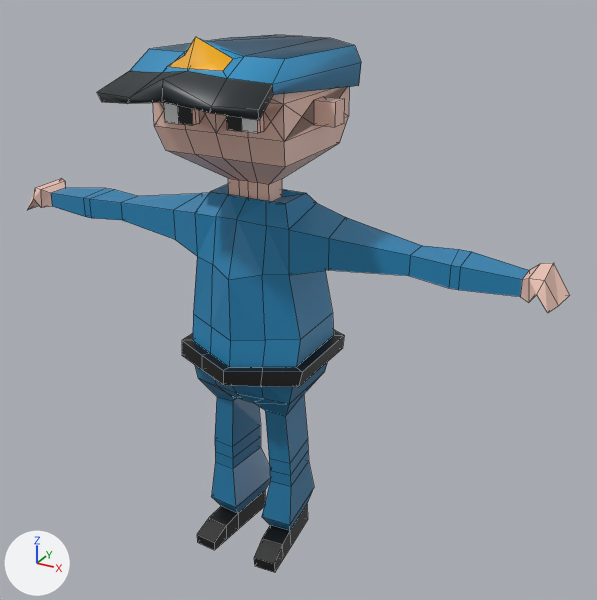
A saved change to the Blender file personajebaseA.blend.
Before and after are seen from a 50 mm camera at (1.71, -2.77, 2.62) aimed at (0.17, 0.03, 1.23). Arrows for +X, +Y and +Z are at lower left; the lights stay in place. Mesh edges are drawn as thin lines.

The first picture shows 'Police', 'gorro'.
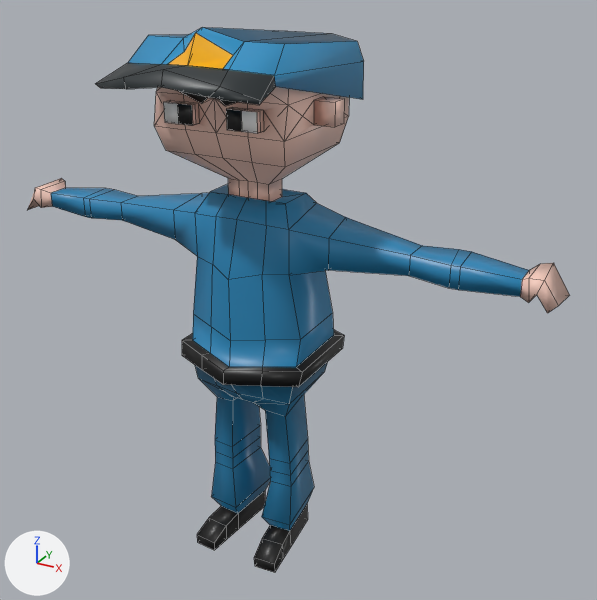
Pixel boxes (x1, y1, x2, y2) of what changed, in the pictures (597 x 600 px):
'Police', reshaped, modifiers changed: (28, 87, 569, 572) in both
'gorro', reshaped, modifiers changed (8% shorter): before (97, 35, 361, 120); after (96, 27, 364, 105)
part 1 of me_cube, built on: before (153, 87, 347, 198); after (28, 87, 340, 550)
part 2 of me_cube, shading changed: (217, 96, 569, 572) in both

Patch to the scene script:
```diff
--- a/personajebaseA.blend.py
+++ b/personajebaseA.blend.py
@@ me_cube @@
 # used by ob_police; location = (0.0, 0.0, 0.0); scale = (0.743, 0.743, 0.664)
-me_cube.from_pydata(...)  # 196 vertices, 185 faces; spans x 0.0..1.68, y -0.43..0.46, z 0.01..3.31
+me_cube.from_pydata(...)  # 360 vertices, 364 faces; spans x -1.68..1.68, y -0.43..0.46, z 0.01..3.31
+# me_cube part 1
+# 1 vertex is removed from x 0.0, y -0.38, z 3.16
+# 10 faces are deleted
+# 8 vertices move from x 0.05..0.38, y -0.41..-0.32, z 3.14..3.31 to x 0.03..0.38, y -0.4..-0.29, z 3.12..3.3
+# 138 vertices are added at x -1.68..0.0, y -0.43..0.39, z 0.01..3.31
+# 8 new vertices lie (0.14, -0.01, 0.0) away from vertices in x -0.28..-0.23, y -0.36..0.16, z 0.02..0.74
+# 7 new vertices lie (0.0, 0.0, 0.11) away from vertices in x -0.27..-0.1, y -0.43..-0.38, z 3.01
+# 6 new vertices lie (0.12, 0.0, 0.0) away from vertices in x -0.5..-0.24, y -0.11..0.11, z 2.52..3.13
+# 6 new vertices lie (0.0, 0.0, 0.12) away from vertices in x -0.92..-0.06, y -0.1..0.1, z 2.2..2.53
+# 189 new faces join them
+# me_cube part 2: 179 kept faces spanning x 0.0..1.68, y -0.43..0.46, z 0.01..3.31 are now shaded smooth
 me_cube.materials.append(mat_material)
@@ me_cube_001 @@
 # used by ob_gorro; location = (0.0, 0.0, 0.0); scale = (0.743, 0.743, 0.664)
-me_cube_001.from_pydata(...)  # 28 vertices, 22 faces; spans x 0.0..0.446, y -0.785..0.505, z 3.136..3.486
+me_cube_001.from_pydata(...)  # 51 vertices, 43 faces; spans x -0.453..0.453, y -0.785..0.534, z 3.049..3.525
+# me_cube_001 part 3: the whole mesh is rebuilt
 me_cube_001.materials.append(mat_material)
@@ ob_police @@
 ob_police.scale = (0.743, 0.743, 0.664)
-_m = ob_police.modifiers.new('Mirror', 'MIRROR')
-_m.use_clip = True
@@ ob_gorro @@
 ob_gorro.scale = (0.743, 0.743, 0.664)
-_m = ob_gorro.modifiers.new('Mirror', 'MIRROR')
-_m.use_clip = True
```
